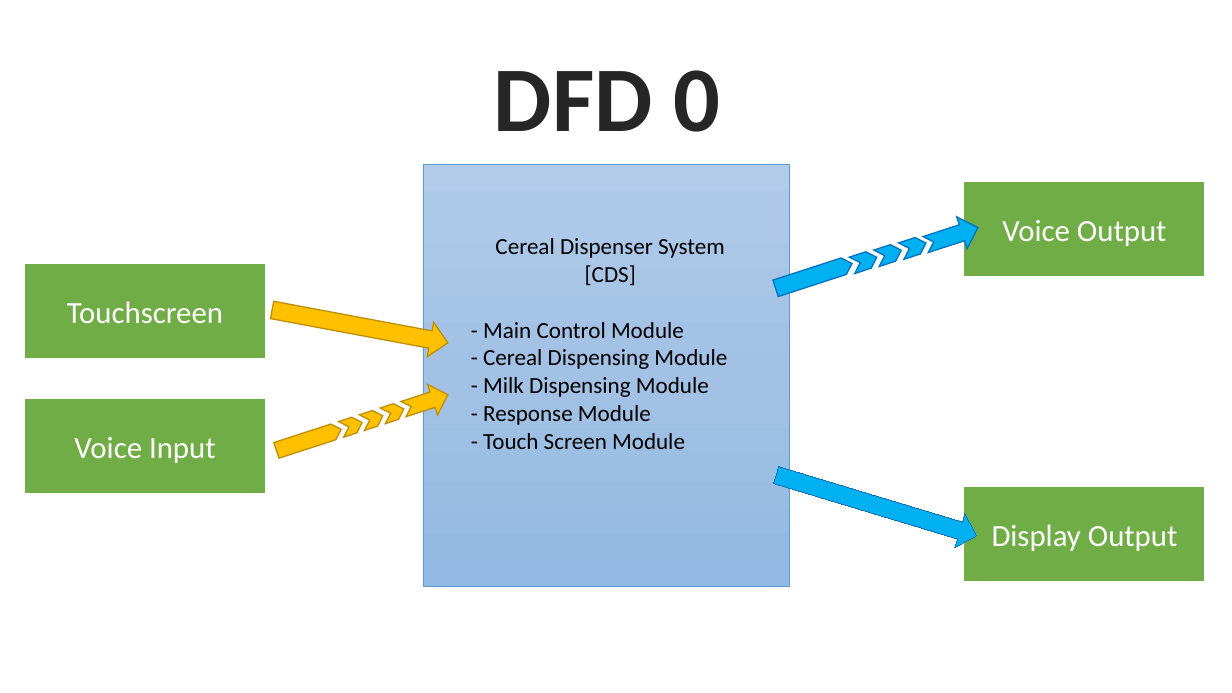
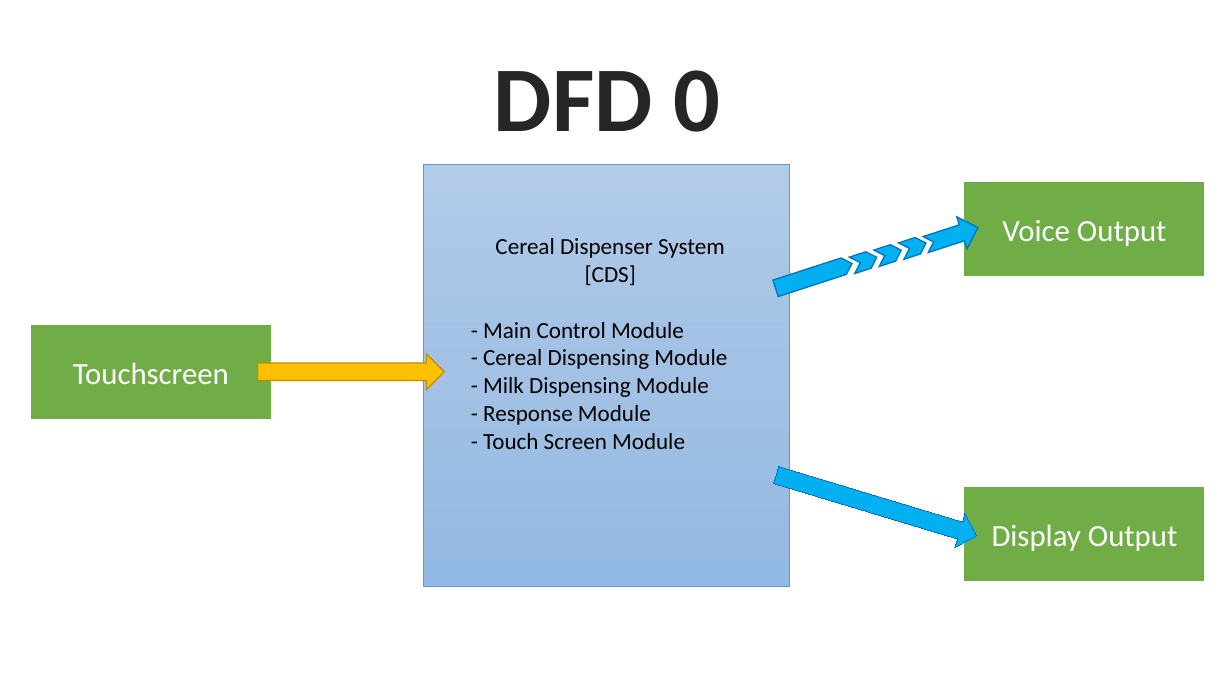
Before and after one commit to Abel2Code/CerealDispenserSystem, a slide deck: slide 2 of Misc/Powerpoints/DFD_0.pptx. Drawn at 1232x693 pixels with LibreOffice and Linux fonts; fonts in the diff are those of the drawing. Boxes give left, top, right and bottom in pixels: in the first picture for what was removed or moved away, otherwise in the second. Text is boxed around its words. In the diff, an @@ line names an element or a change of style, - is before the commit and + after.

Commit message:
another one

```diff
--- a/Misc/Powerpoints/DFD_0.pptx
+++ b/Misc/Powerpoints/DFD_0.pptx
@@ rectangle "Touchscreen" moved from (x1=24, y1=263, x2=266, y2=360) to (x1=30, y1=323, x2=272, y2=420) @@
@@ right arrow at (x1=258, y1=354, x2=445, y2=389): rotation 10 to 0 degrees @@
@@ group removed at (x1=24, y1=380, x2=453, y2=494): 3 chevrons, 1 rectangle, 1 pentagon arrow, 1 notched right arrow @@
-Voice Input
```
